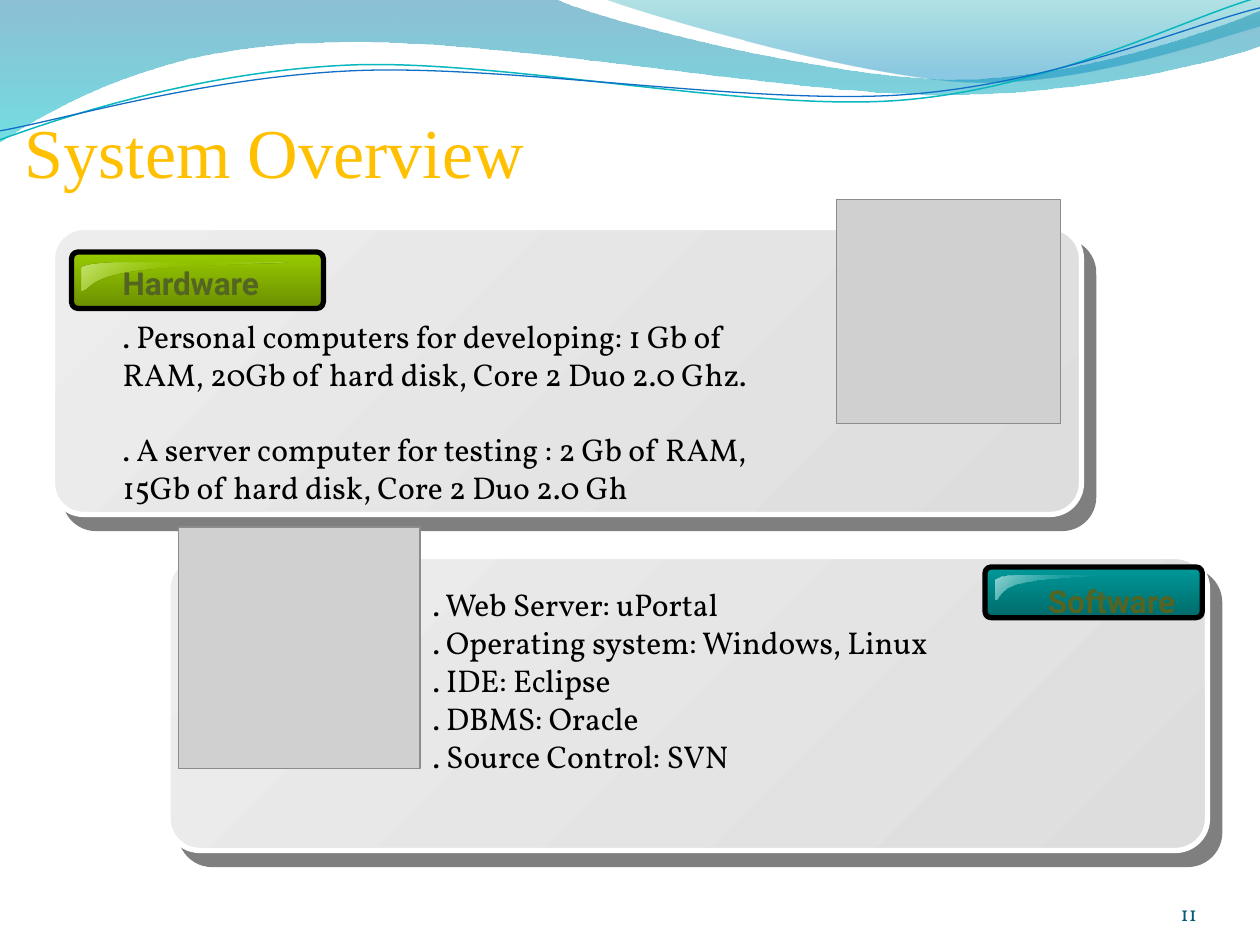
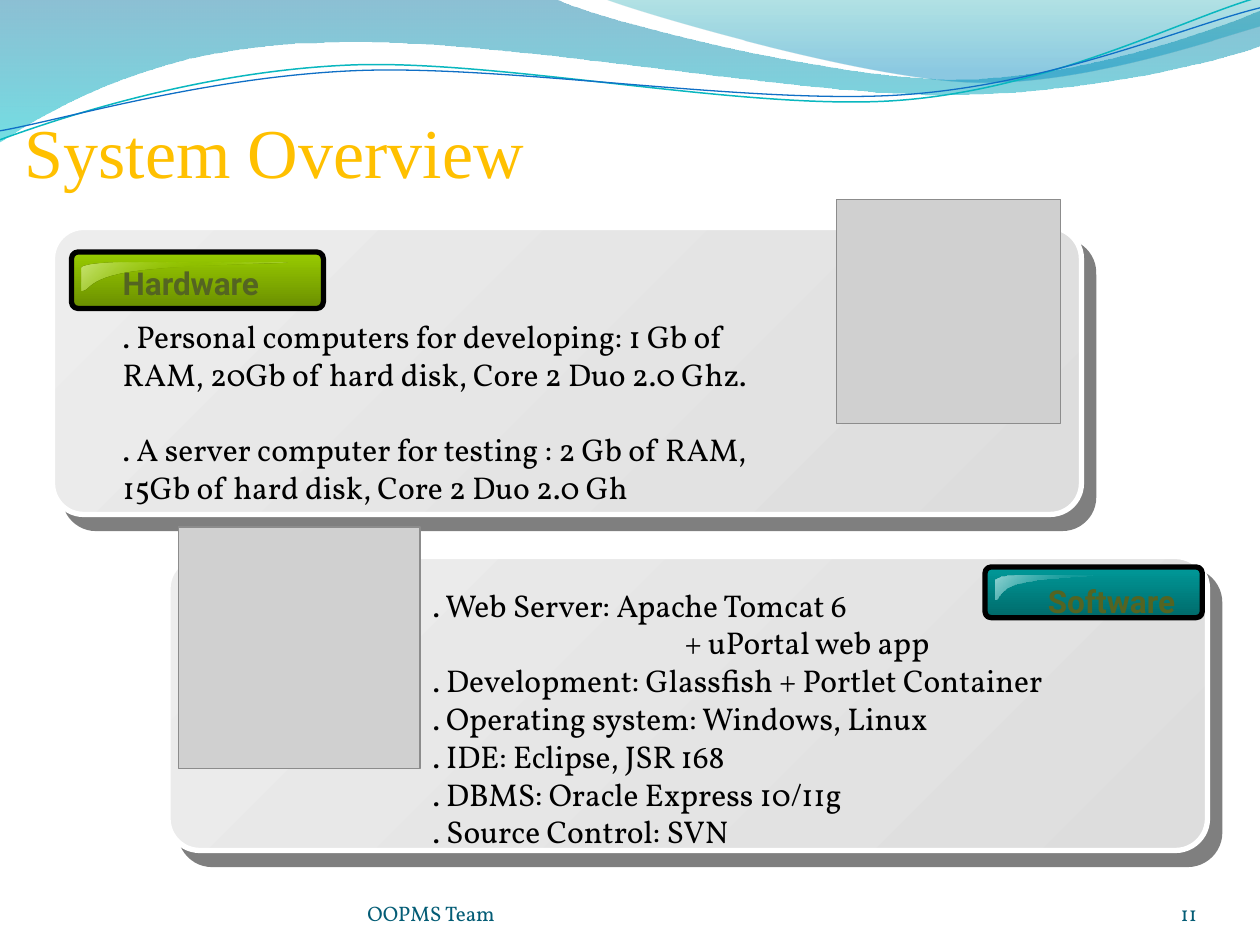
Before and after one commit to gofpattern/oopms, a slide deck: slide 11 of Document/Report/Presentation/OOPMS_Presentation_v1.0.pptx. Drawn at 1260x945 pixels with LibreOffice and Linux fonts; fonts in the diff are those of the drawing; grey boxes stand for pictures; background and template pictures are left out. Boxes give left, top, right and bottom in pixels: in the first picture for what was removed or moved away, otherwise in the second. Text is boxed around its words. In the diff, an @@ line names an element or a change of style, - is before the commit and + after.

Commit message:
slides

```diff
--- a/Document/Report/Presentation/OOPMS_Presentation_v1.0.pptx
+++ b/Document/Report/Presentation/OOPMS_Presentation_v1.0.pptx
@@ text at [445,594,1042,700]: text changed @@
-. Web Server: uPortal
+. Web Server: Apache Tomcat 6
++ uPortal web app
+. Development: Glassfish + Portlet Container
@@ text at [446,745,842,821]: text changed @@
-. IDE: Eclipse
-. DBMS: Oracle
+. IDE: Eclipse, JSR 168
+. DBMS: Oracle Express 10/11g
@@ text added at [367,906,495,922], 12 pt, text #045D75 @@
+OOPMS Team
```
Also in this commit, not shown: 30 other slides changed, 6 slides added, 1 other file.
